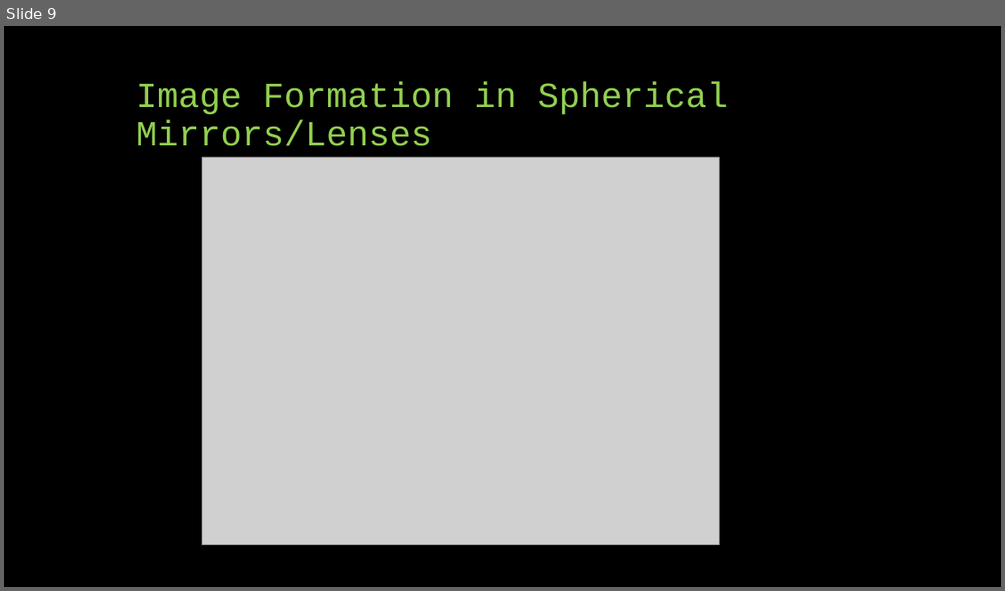
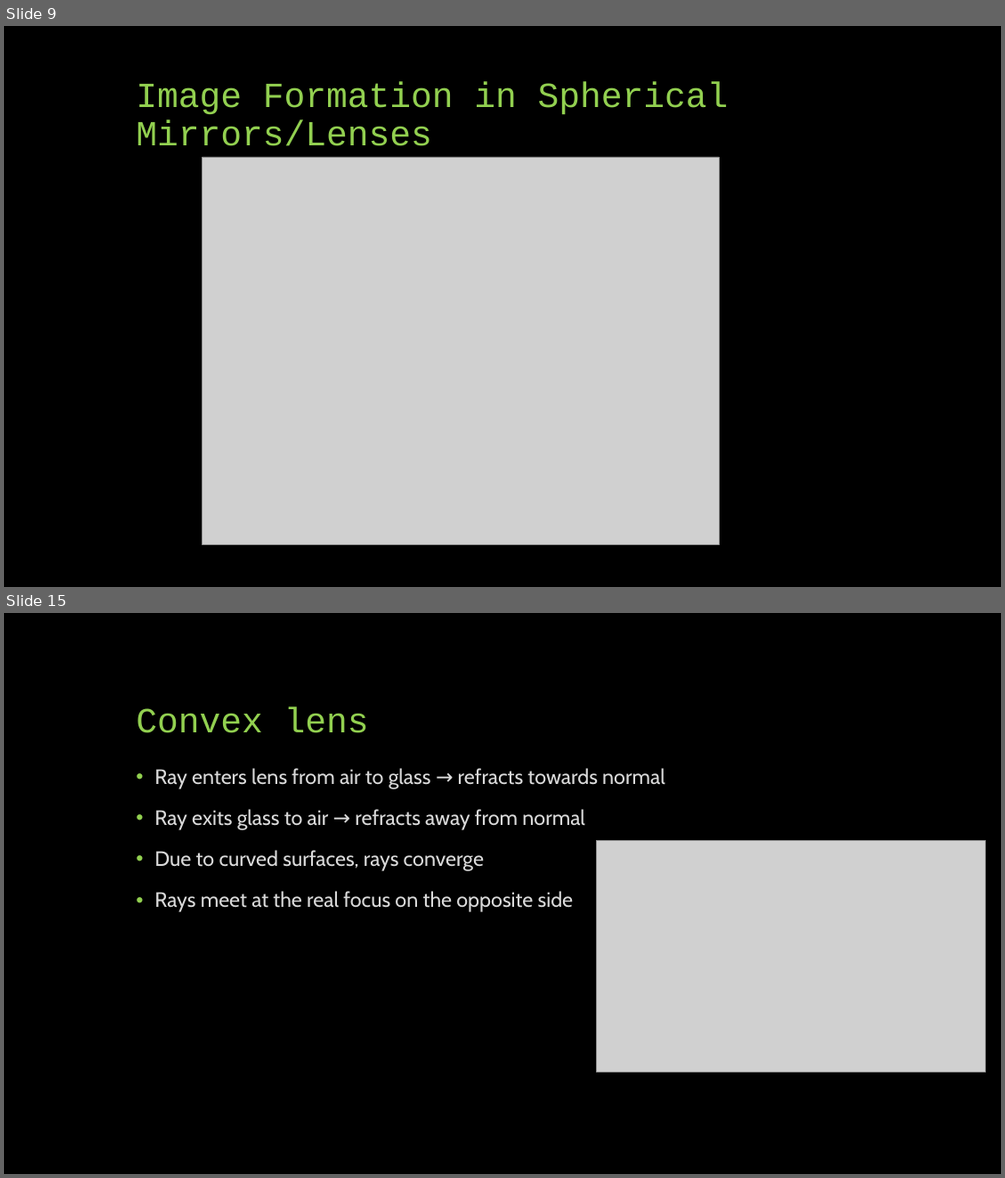
Before and after one commit to SreejithRajan-Lab/Computer-Vision, a slide deck: Presentations/Computer Vision – Module 1.pptx. Shown one above the other, each under a label of ours: slide 9 before the commit, slides 9 and 15 after it; the slides between them are not shown. The pictures are 1005x591 and 1005x1178 pixels, drawn with LibreOffice and Linux fonts; fonts in the diff are those of the drawing; grey boxes stand for pictures. Boxes give left, top, right and bottom in pixels: in the first picture for what was removed or moved away, otherwise in the second. Text is boxed around its words. In the diff, an @@ line names an element or a change of style, - is before the commit and + after.

```diff
--- a/Presentations/Computer Vision – Module 1.pptx
+++ b/Presentations/Computer Vision – Module 1.pptx
@@ slide 15 added at box(4, 613, 1001, 1174), background #000000 @@
@@ title added at box(136, 706, 369, 733), 34 pt, text #92D050 @@
+Convex lens
@@ text added at box(154, 768, 665, 912), 20 pt, text #D9D9D9 @@
+• Ray enters lens from air to glass → refracts towards normal
+• Ray exits glass to air → refracts away from normal
+• Due to curved surfaces, rays converge
+• Rays meet at the real focus on the opposite side
@@ picture added at box(597, 840, 986, 1072) @@
```
Also in this commit, not shown: 8 other slides added.
